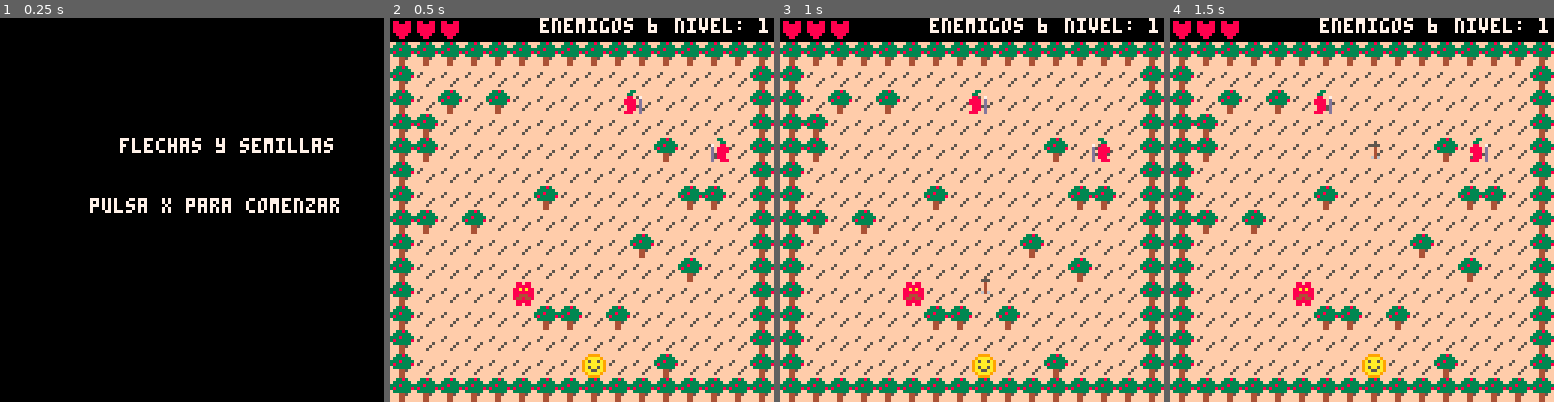
Above: before the commit, frames 1-4 (left to right).
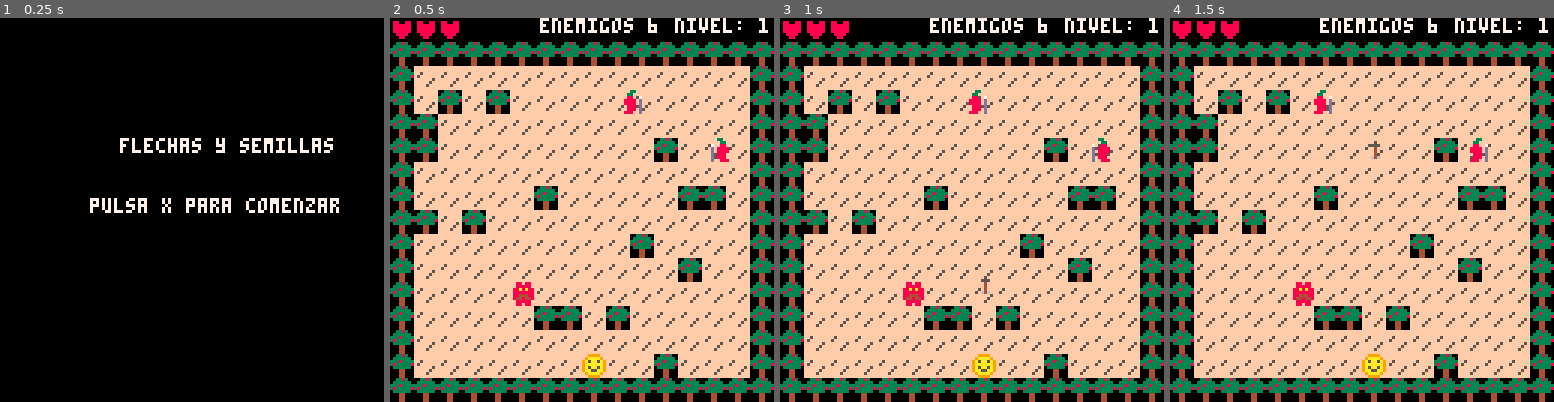
Above: after the commit, the same moments.

Repository: RodrigoS724/trees_archers
Game: PICO-8 cartridge demo.p8
Two runs of this game, one before a commit and one after it. Both use one fixed random seed, a clock stepped at 60 frames per second and the inputs below.
Inputs:
- Up to frame 1 (0.25 s): no input
- Up to frame 2 (0.5 s): tap X (X key) at 0.33 s
- Up to frame 3 (1 s): tap O (Z key) at 0.7 s
- Up to frame 4 (1.5 s): tap X (X key) at 1.07 s

Frame 1 is identical in both runs. In frame 2, 12% of the frame differs, in the area x 0-100%, y 6-100%; in frame 3, 12%; in frame 4, 12%.

Commit message:
Update Sonidos
Se creo sonido de disparo y melodia 1, proximamente otra melodia para que no aburra tanto

Diff:
--- a/demo.p8
+++ b/demo.p8
@@ -8,24 +8,24 @@
 flechas = {}
 recolectables = {}
 vidas = 3
-tiempo_entre_disparos = 0.3  -- tiempo entre disparos en segundos
-tiempo_ultimo_disparo = 0     -- temporizador para controlar el delay
+tiempo_entre_disparos = 0.3 -- tiempo entre disparos en segundos
+tiempo_ultimo_disparo = 0 -- temporizador para controlar el delay
 aumento_vel_ataque = false
 tiempo_aumento_vel_ataque = 0
 puerta_abierta = false -- Nuevo estado para la puerta
 mostrar_mensaje_victoria = false -- Para mostrar mensaje de victoria
 nivel_actual = 1
-curas_recogidas = 0  -- contador de curas recogidas
-tiempo_mostrar_cura = 0  -- temporizador para mostrar el +1
+curas_recogidas = 0 -- contador de curas recogidas
+tiempo_mostrar_cura = 0 -- temporizador para mostrar el +1
 aumento_recodigos = 0
 tiempo_mostrar_aumento = 0
 
 -- ENTIDAD BASE
 Entidad = {
-	x=10,
-	y=20,
-	ancho=8,
-	alto=8,
+    x = 10,
+    y = 20,
+    ancho = 8,
+    alto = 8
 }
 
 Entidad.__index = Entidad
@@ -49,11 +49,14 @@
 
     -- reiniciar la tabla global de enemigos
     enemigos = {}
-    local total_enemigos = 5 + nivel_actual -- aumenta la cantidad total de enemigos con el nivel
+    local total_enemigos = 5 + nivel_actual
+    -- aumenta la cantidad total de enemigos con el nivel
 
     -- calcular proporciれはn de enemigos tipo 1 y tipo 2
-    local prob_tipo1 = max(0.8 - (nivel_actual * 0.05), 0.3) -- tipo 1 predomina en niveles bajos
-    local prob_tipo2 = 1 - prob_tipo1 -- tipo 2 incrementa en niveles altos
+    local prob_tipo1 = max(0.8 - (nivel_actual * 0.05), 0.3)
+    -- tipo 1 predomina en niveles bajos
+    local prob_tipo2 = 1 - prob_tipo1
+    -- tipo 2 incrementa en niveles altos
 
     for i = 1, total_enemigos do
         if rnd(1) < prob_tipo1 then
@@ -106,8 +109,10 @@
     end
 
     local jugador = setmetatable(Personaje.Crear(self, x_inicial, y_inicial, 100), Jugador)
-    jugador.invencible = false  -- estado de invencibilidad
-    jugador.invencibilidad_tiempo = 0  -- temporizador para invencibilidad
+    jugador.invencible = false
+    -- estado de invencibilidad
+    jugador.invencibilidad_tiempo = 0
+    -- temporizador para invencibilidad
     return jugador
 end
 
@@ -115,34 +120,36 @@
     -- aquれと puedes agregar animaciones o efectos de muerte
     print("el jugador ha muerto!")
     jugador.muerto = true
-    estado_juego = "fin"  -- cambiar el estado del juego a "fin"
+    estado_juego = "fin"
+    -- cambiar el estado del juego a "fin"
 end
 
 function Jugador:activar_invencibilidad()
     self.invencible = true
-    self.invencibilidad_tiempo = 2  -- 2 segundos de invencibilidad, puedes ajustar esto
+    self.invencibilidad_tiempo = 2
+    -- 2 segundos de invencibilidad, puedes ajustar esto
 end
 
 function Jugador:actualizar_invencibilidad()
     if self.invencible then
-        self.invencibilidad_tiempo -= 1 / 30  -- reduce el tiempo cada frame (a 30 fps)
+        self.invencibilidad_tiempo -= 1 / 30 -- reduce el tiempo cada frame (a 30 fps)
         if self.invencibilidad_tiempo <= 0 then
-            self.invencible = false  -- desactivar la invencibilidad cuando se acabe el tiempo
+            self.invencible = false -- desactivar la invencibilidad cuando se acabe el tiempo
         end
     end
 end
 
 function Jugador:activar_velocidad_ataque()
-				tiempo_entre_disparos = 0.15
-				tiempo_ataque_reducido = true
-				tiempo_ataque_fin = time()+15
+    tiempo_entre_disparos = 0.15
+    tiempo_ataque_reducido = true
+    tiempo_ataque_fin = time() + 15
 end
 
 function Jugador:actualizar_tiempo_ataque()
-				if tiempo_ataque_reducido and time() > tiempo_ataque_fin then
-								tiempo_entre_disparos = 0.3
-								tiempo_ataque_reducido = false
-				end
+    if tiempo_ataque_reducido and time() > tiempo_ataque_fin then
+        tiempo_entre_disparos = 0.3
+        tiempo_ataque_reducido = false
+    end
 end
 
 -- ENEMIGO
@@ -152,23 +159,25 @@
 function Enemigo:Crear()
     local x_aleatorio, y_aleatorio
     local intentos = 0
-    local max_intentos = 100 -- lれとmite de intentos para evitar bucles infinitos
+    local max_intentos = 100
+    -- lれとmite de intentos para evitar bucles infinitos
 
     repeat
-        -- generar posiciれはn aleatoria dentro del rango vれくlido del mapa
         x_aleatorio = flr(rnd(MUNDO_ANCHO - 2)) + 2
         y_aleatorio = flr(rnd(MUNDO_ALTO - 3)) + 2
         intentos += 1
 
+        local atrapado_horizontal = es_no_transitable(x_aleatorio - 1, y_aleatorio)
+                and es_no_transitable(x_aleatorio + 1, y_aleatorio)
+        -- generar posiciれはn aleatoria dentro del rango vれくlido del mapa
+
         -- verificar que la posiciれはn no estれた atrapada entre dos bloques no transitables
-        local atrapado_horizontal = es_no_transitable(x_aleatorio - 1, y_aleatorio)
-                                    and es_no_transitable(x_aleatorio + 1, y_aleatorio)
 
         -- verificar que la posiciれはn sea transitable y no haya colisiones con otros enemigos
     until not es_no_transitable(x_aleatorio, y_aleatorio)
-        and not atrapado_horizontal
-        and not ColisionConEnemigos({x = x_aleatorio, y = y_aleatorio, ancho = self.ancho, alto = self.alto})
-        and intentos < max_intentos
+            and not atrapado_horizontal
+            and not ColisionConEnemigos({ x = x_aleatorio, y = y_aleatorio, ancho = self.ancho, alto = self.alto })
+            and intentos < max_intentos
 
     if intentos == max_intentos then
         -- si no se encuentra una posiciれはn vれくlida, cancelar la generaciれはn
@@ -190,7 +199,7 @@
 function Enemigo:Movimiento()
     local dx = self.direccion * self.velocidad
     local col_x = self.x + (self.direccion == -1 and 0 or self.ancho)
-    if not ColisionConTerrenoCompleto(col_x + dx, self.y, self.ancho, self.alto) then
+	    if not ColisionConTerrenoCompleto(col_x + dx, self.y, self.ancho, self.alto) then
         self.x += dx
     else
         self.direccion *= -1
@@ -199,12 +208,13 @@
 
 function Enemigo:ColisionConJugador()
     if self.x < jugador.x + jugador.ancho
-        and self.x + self.ancho > jugador.x
-        and self.y < jugador.y + jugador.alto
-        and self.y + self.alto > jugador.y then
-        if not jugador.muerto and not jugador.invencible then  -- verificar que no estれた muerto ni invencible
+            and self.x + self.ancho > jugador.x
+            and self.y < jugador.y + jugador.alto
+            and self.y + self.alto > jugador.y then
+        if not jugador.muerto and not jugador.invencible then
+            -- verificar que no estれた muerto ni invencible
             vidas -= 1
-            jugador:activar_invencibilidad()  -- activar invencibilidad temporal
+            jugador:activar_invencibilidad() -- activar invencibilidad temporal
             if vidas <= 0 then
                 jugador:Morir()
             end
@@ -242,7 +252,8 @@
 function enemigo_tipo2:crear()
     local max_intentos = 100
     local intentos = 0
-    local ancho_tiles = 2 -- tamaれねo del enemigo en tiles (2x2)
+    local ancho_tiles = 2
+    -- tamaれねo del enemigo en tiles (2x2)
     local alto_tiles = 2
     local x_aleatorio, y_aleatorio
 
@@ -251,8 +262,8 @@
         y_aleatorio = flr(rnd(MUNDO_ALTO - alto_tiles)) + 1
         intentos += 1
     until self:es_posicion_valida(x_aleatorio, y_aleatorio, ancho_tiles, alto_tiles)
-          and not ColisionConEnemigos({x = x_aleatorio, y = y_aleatorio, ancho = ancho_tiles * TILE_SIZE, alto = alto_tiles * TILE_SIZE})
-          and intentos < max_intentos
+            and not ColisionConEnemigos({ x = x_aleatorio, y = y_aleatorio, ancho = ancho_tiles * TILE_SIZE, alto = alto_tiles * TILE_SIZE })
+            and intentos < max_intentos
 
     if intentos == max_intentos then
         return nil -- no se pudo generar un enemigo vれくlido
@@ -286,13 +297,12 @@
     return not (izquierda_bloqueada and derecha_bloqueada)
 end
 
-
 function enemigo_tipo2:Movimiento()
     local dx = jugador.x - self.x
     local dy = jugador.y - self.y
-    local distancia = sqrt(dx^2 + dy^2)
-
-				print("jugador x: " .. jugador.x .. ", y: " .. jugador.y)
+    local distancia = sqrt(dx ^ 2 + dy ^ 2)
+
+    print("jugador x: " .. jugador.x .. ", y: " .. jugador.y)
 
     -- si el jugador estれく dentro del rango de detecciれはn, perseguir
     if distancia < self.rango_det then
@@ -313,12 +323,13 @@
 
 function enemigo_tipo2:ColisionConJugador()
     if self.x < jugador.x + jugador.ancho
-        and self.x + self.ancho > jugador.x
-        and self.y < jugador.y + jugador.alto
-        and self.y + self.alto > jugador.y then
-        if not jugador.muerto and not jugador.invencible then  -- verificar que no estれた muerto ni invencible
+            and self.x + self.ancho > jugador.x
+            and self.y < jugador.y + jugador.alto
+            and self.y + self.alto > jugador.y then
+        if not jugador.muerto and not jugador.invencible then
+            -- verificar que no estれた muerto ni invencible
             vidas -= 1
-            jugador:activar_invencibilidad()  -- activar invencibilidad temporal
+            jugador:activar_invencibilidad() -- activar invencibilidad temporal
             if vidas <= 0 then
                 jugador:Morir()
             end
@@ -346,7 +357,7 @@
 end
 
 function enemigo_tipo2:Destruir()
-				del(enemigos, self)
+    del(enemigos, self)
 end
 
 -- FLECHA
@@ -377,24 +388,24 @@
 --recolectables
 
 function crear_recolectable(x, y, tipo)
-				if (tipo==1) then
-								local recolectable = {
-												x = x,
-												y = y,
-												tipo = tipo,
-												sprite = 65
-								}
-								add(recolectables, recolectable)
-				end
-				if (tipo==2) then
-								local recolectable = {
-												x = x,
-												y = y,
-												tipo = tipo,
-												sprite = 64
-								}
-								add(recolectables, recolectable)
-				end
+    if (tipo == 1) then
+        local recolectable = {
+            x = x,
+            y = y,
+            tipo = tipo,
+            sprite = 65
+        }
+        add(recolectables, recolectable)
+    end
+    if (tipo == 2) then
+        local recolectable = {
+            x = x,
+            y = y,
+            tipo = tipo,
+            sprite = 64
+        }
+        add(recolectables, recolectable)
+    end
 end
 
 -- MUNDO
@@ -407,7 +418,8 @@
 
 function Mundo:Generar()
     mapa = {}
-    no_transitables = {} -- tabla para guardar las posiciones no transitables
+    no_transitables = {}
+    -- tabla para guardar las posiciones no transitables
 
     for y = 1, MUNDO_ALTO do
         mapa[y] = {}
@@ -415,7 +427,7 @@
             -- primera fila (y == 1) serれく negra (vacれとa o sin elementos visibles)
             if y == 1 then
                 mapa[y][x] = 0 -- usar un valor que corresponda al color negro o vacれとo
-            -- segunda fila (y == 2) tendrれく los れくrboles (u objetos similares)
+                -- segunda fila (y == 2) tendrれく los れくrboles (u objetos similares)
             elseif y == 2 then
                 -- aquれと generamos una hilera de れくrboles
                 if x == 1 or x == MUNDO_ANCHO then
@@ -423,15 +435,15 @@
                 else
                     mapa[y][x] = 32 -- れ▒rboles en los otros espacios
                 end
-                add(no_transitables, {x = x, y = y}) -- marcar las posiciones de los れくrboles como no transitables
-            -- para las demれくs filas
+                add(no_transitables, { x = x, y = y }) -- marcar las posiciones de los れくrboles como no transitables
+                -- para las demれくs filas
             elseif x == 1 or x == MUNDO_ANCHO or y == MUNDO_ALTO then
                 mapa[y][x] = 32 -- paredes
-                add(no_transitables, {x = x, y = y})
+                add(no_transitables, { x = x, y = y })
             else
                 if rnd(1) < 0.1 then
                     mapa[y][x] = 32 -- obstれくculo
-                    add(no_transitables, {x = x, y = y})
+                    add(no_transitables, { x = x, y = y })
                 else
                     mapa[y][x] = 16 -- piso transitable
                 end
@@ -466,17 +478,17 @@
             return true -- la posiciれはn es no transitable
         end
     end
-    return false -- la posiciれはn es transitable
-end
-
+    return false
+    -- la posiciれはn es transitable
+end
 
 function ColisionConTerrenoCompleto(x, y, ancho, alto)
     local tile_x1 = flr(x / TILE_SIZE) + 1
     local tile_y1 = flr(y / TILE_SIZE) + 1
     local tile_x2 = flr((x + ancho - 1) / TILE_SIZE) + 1
     local tile_y2 = flr((y + alto - 1) / TILE_SIZE) + 1
-    return (mapa[tile_y1] and (mapa[tile_y1][tile_x1] == 32 or mapa[tile_y1][tile_x2] == 32)) or
-           (mapa[tile_y2] and (mapa[tile_y2][tile_x1] == 32 or mapa[tile_y2][tile_x2] == 32))
+    return (mapa[tile_y1] and (mapa[tile_y1][tile_x1] == 32 or mapa[tile_y1][tile_x2] == 32))
+            or (mapa[tile_y2] and (mapa[tile_y2][tile_x1] == 32 or mapa[tile_y2][tile_x2] == 32))
 end
 
 function colisionconrecolectables()
@@ -484,13 +496,13 @@
         if abs(jugador.x - recolectable.x) < 8 and abs(jugador.y - recolectable.y) < 8 then
             if recolectable.tipo == 1 then
                 vidas += 1
-                curas_recogidas += 1  -- incrementar el contador de curas
-                tiempo_mostrar_cura = 60 * 2  -- mostrar el +1 durante 2 segundos (60 fps)
+                curas_recogidas += 1 -- incrementar el contador de curas
+                tiempo_mostrar_cura = 60 * 2 -- mostrar el +1 durante 2 segundos (60 fps)
             end
             if recolectable.tipo == 2 then
                 jugador:activar_velocidad_ataque()
                 aumento_recodigos += 1
-                tiempo_mostrar_aumento = 60*15
+                tiempo_mostrar_aumento = 60 * 15
             end
             del(recolectables, recolectable)
         end
@@ -513,7 +525,7 @@
 function VerificarAperturaPuerta()
     if #enemigos == 0 and not puerta_abierta then
         puerta_abierta = true
-        local puerta_x1 = flr(MUNDO_ANCHO / 2)-1
+        local puerta_x1 = flr(MUNDO_ANCHO / 2) - 1
         local puerta_x2 = puerta_x1 + 1
         local puerta_y = 2
         mapa[puerta_y][puerta_x1] = 16
@@ -523,7 +535,7 @@
 
 function VerificarVictoria()
     if puerta_abierta then
-        local puerta_x = (flr(MUNDO_ANCHO / 2)-1) * TILE_SIZE
+        local puerta_x = (flr(MUNDO_ANCHO / 2) - 1) * TILE_SIZE
         local puerta_y = 2
 
         if jugador.x >= puerta_x and jugador.x <= puerta_x + TILE_SIZE and jugador.y <= puerta_y + TILE_SIZE then
@@ -542,17 +554,21 @@
 
 -- CICLO DEL JUEGO
 function _init()
+
     Mundo:Generar()
     iniciar_juego(true)
 end
 
 function _update()
-				if jugador.muerto then
-								if btnp(4) or btnp(5) then
+    if not stat(57) then
+        music(0)
+    end
+        if jugador.muerto then
+        if btnp(4) or btnp(5) then
             estado_juego = "jugando"
             iniciar_juego(true)
         end
-				end
+    end
     if estado_juego == "inicio" then
         if btnp(4) or btnp(5) then
             estado_juego = "jugando"
@@ -564,20 +580,25 @@
         if btn(2) then jugador:Movimiento(0, -1) end
         if btn(3) then jugador:Movimiento(0, 1) end
 
-								jugador:actualizar_invencibilidad()
+        jugador:actualizar_invencibilidad()
 
         -- verificar si ha pasado el tiempo suficiente para disparar
-        tiempo_ultimo_disparo += 1 / 30  -- contamos el tiempo (30 fps)
+        tiempo_ultimo_disparo += 1 / 30 -- contamos el tiempo (30 fps)
 
         if btnp(4) and tiempo_ultimo_disparo >= tiempo_entre_disparos then
+            sfx(0)
             -- lれはgica para disparar
-            if btn(0) then -- izquierda
+            if btn(0) then
+                -- izquierda
                 add(flechas, Flecha:Crear(jugador.x, jugador.y, -3, 0, 0)) -- dispara a la izquierda
-            elseif btn(1) then -- derecha
+            elseif btn(1) then
+                -- derecha
                 add(flechas, Flecha:Crear(jugador.x, jugador.y, 3, 0, 1)) -- dispara a la derecha
-            elseif btn(2) then -- arriba
+            elseif btn(2) then
+                -- arriba
                 add(flechas, Flecha:Crear(jugador.x, jugador.y, 0, -3, 2)) -- dispara arriba
-            elseif btn(3) then -- abajo
+            elseif btn(3) then
+                -- abajo
                 add(flechas, Flecha:Crear(jugador.x, jugador.y, 0, 3, 3)) -- dispara abajo
             else
                 add(flechas, Flecha:Crear(jugador.x, jugador.y, 0, -3, 2)) -- por defecto dispara arriba
@@ -586,14 +607,16 @@
         end
 
         -- actualizar flechas y enemigos
-        for flecha in all(flechas) do flecha:Comportamiento() end
-								for enemigo in all(enemigos) do
-								    enemigo:Movimiento()
-								    enemigo:ColisionConJugador()  -- agrega esta lれとnea
-								end
-
-								colisionconrecolectables()
-								Jugador:actualizar_tiempo_ataque()
+        for flecha in all(flechas) do
+            flecha:Comportamiento()
+        end
+        for enemigo in all(enemigos) do
+            enemigo:Movimiento()
+            enemigo:ColisionConJugador() -- agrega esta linea
+        end
+
+        colisionconrecolectables()
+        Jugador:actualizar_tiempo_ataque()
 
         -- verificar la victoria
         VerificarAperturaPuerta()
@@ -607,7 +630,7 @@
         if btnp(4) or btnp(5) then
             estado_juego = "jugando"
             iniciar_juego(true)
-											 vidas=3
+            vidas = 3
         end
     elseif estado_juego == "victoria" then
         if mostrar_mensaje_victoria then
@@ -627,37 +650,32 @@
         print("pulsa x para comenzar", 30, 60, 7)
     elseif estado_juego == "jugando" then
         for i = 1, vidas do
-            spr(80, 8 * i-8, 0)
-        end
-        local x_offset = 8 * (vidas)
+            spr(80, 8 * i - 8, 0)
+        end
+        local x_offset = 8 * vidas
         if tiempo_mostrar_cura > 0 then
-            print("+1", 8 * (vidas), 0, 8)  -- cambia la posiciれはn segれむn donde quieras mostrarlo
-            tiempo_mostrar_cura -= 1  -- disminuir el temporizador en cada cuadro
+            print("+1", 8 * vidas, 0, 8) -- cambia la posiciれはn segれむn donde quieras mostrarlo
+            tiempo_mostrar_cura -= 1 -- disminuir el temporizador en cada cuadro
             x_offset += 8
         end
         if tiempo_mostrar_aumento > 0 then
-        				spr(51, 8*(vidas), 0)
-        				print(tiempo_mostrar_aumento, 0, 0, 7)
-        				tiempo_mostrar_aumento -= 1
-	           x_offset += 8
-        end
-   					print("enemigos "..#enemigos, 50, 0, 7)
+            spr(51, 8 * vidas, 0)
+            print(tiempo_mostrar_aumento, 0, 0, 7)
+            tiempo_mostrar_aumento -= 1
+            x_offset += 8
+        end
+        print("enemigos " .. #enemigos, 50, 0, 7)
         print("nivel: " .. nivel_actual, 95, 0, 7)
         Mundo:Dibujar()
-        local y=0
-        for enemigo in all(enemigos) do
-//        				print("x: " .. enemigo.x .. " y: " .. enemigo.y, 0, y+1, 11)
-        y+=10
-        end
         if jugador.invencible then
             -- alternar visibilidad del sprite para crear el parpadeo
-            if flr(time() / 0.2) % 2 == 0 then  -- parpadeo cada 0.2 segundos
+            if flr(time() / 0.2) % 2 == 0 then
+                -- parpadeo cada 0.2 segundos
                 spr(1, jugador.x, jugador.y)
             end
         else
             spr(1, jugador.x, jugador.y)
         end
-
 
         for enemigo in all(enemigos) do
             if enemigo.direccion == 1 then
@@ -668,15 +686,19 @@
         end
 
         for flecha in all(flechas) do
-        				if(flecha.direccion==0) then--izq
-        								spr(49, flecha.x, flecha.y)
-        				elseif(flecha.direccion==1) then --derecha
-        								spr(49, flecha.x, flecha.y, 1, 1, true, true)
-        				elseif(flecha.direccion==2) then --arriba
-        								spr(48, flecha.x, flecha.y)
-        				elseif(flecha.direccion==3) then --abajo
-        								spr(48, flecha.x, flecha.y, 1, 1, false, true)
-        				end
+            if (flecha.direccion == 0) then
+                --izq
+                spr(49, flecha.x, flecha.y)
+            elseif (flecha.direccion == 1) then
+                --derecha
+                spr(49, flecha.x, flecha.y, 1, 1, true, true)
+            elseif (flecha.direccion == 2) then
+                --arriba
+                spr(48, flecha.x, flecha.y)
+            elseif (flecha.direccion == 3) then
+                --abajo
+                spr(48, flecha.x, flecha.y, 1, 1, false, true)
+            end
         end
 
         draw_recolectables()
@@ -685,9 +707,9 @@
         print("pulsa x para reiniciar", 20, 80, 7)
     elseif estado_juego == "victoria" then
         print("るくFelicidades, ganaste!", 20, 50, 11)
-        print("toca algun boton para ", 20, 80, 7);
-        print("continuar al", 20, 90, 7);
-        print("siguiente nivel", 20, 100, 7);
+        print("toca algun boton para ", 20, 80, 7)
+        print("continuar al", 20, 90, 7)
+        print("siguiente nivel", 20, 100, 7)
     end
 end
 
Not shown, changed: 81 lines of the sprite sheet (__gfx__) section of demo.p8
Not shown, changed: the music (__music__) section of demo.p8
Not shown, changed: the sound effects (__sfx__) section of demo.p8
